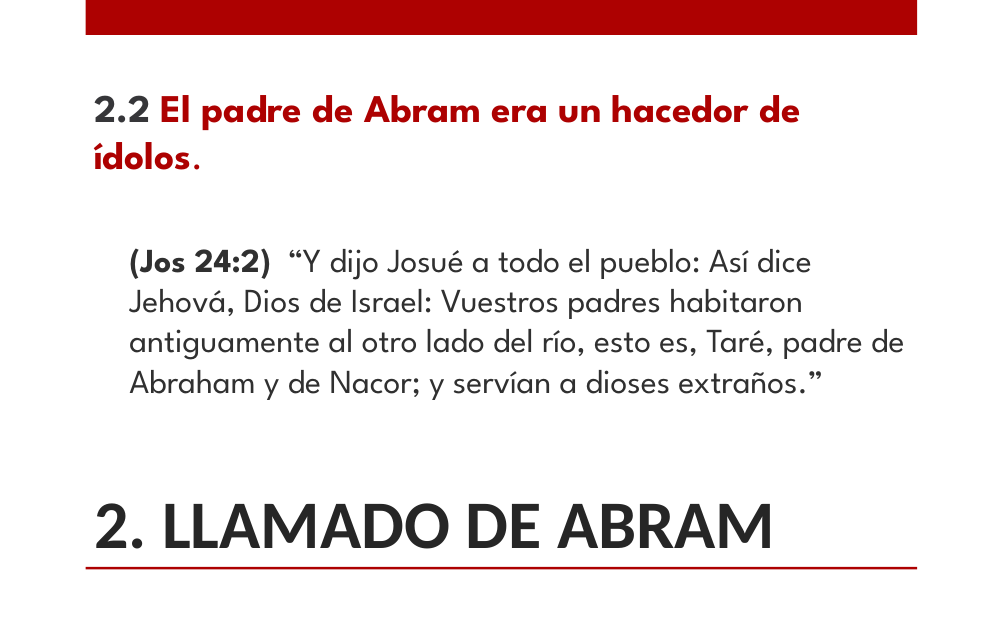
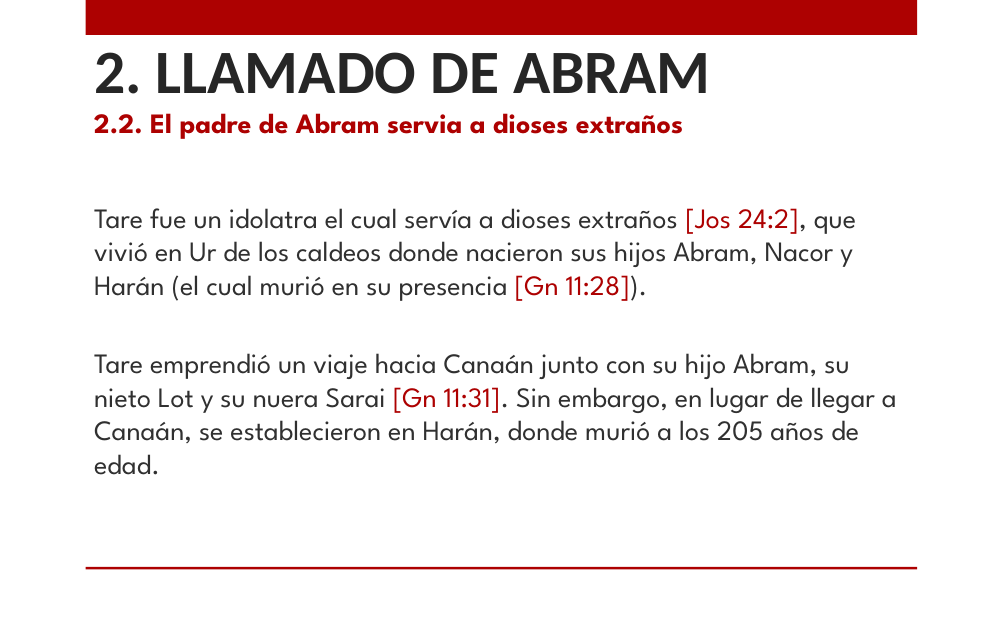
Before and after one commit to CreyTuning/documents, a slide deck: slide 5 of slideshow/Estudios Biblicos/3.-Genesis_1.pptx. Drawn at 1008x630 pixels with LibreOffice and Linux fonts; fonts in the diff are those of the drawing; background and template pictures are left out. Boxes give left, top, right and bottom in pixels: in the first picture for what was removed or moved away, otherwise in the second. Text is boxed around its words. In the diff, an @@ line names an element or a change of style, - is before the commit and + after.

```diff
--- a/slideshow/Estudios Biblicos/3.-Genesis_1.pptx
+++ b/slideshow/Estudios Biblicos/3.-Genesis_1.pptx
@@ title "2. LLAMADO DE ABRAM": place and size @@
-title "2. LLAMADO DE ABRAM" at bbox=[94, 503, 775, 549]
+title "2. LLAMADO DE ABRAM" at bbox=[94, 52, 711, 94]
@@ title "2. LLAMADO DE ABRAM" at bbox=[94, 52, 711, 94]: size 48.6 to 44 pt; vertical alignment bottom to middle @@
@@ text added at bbox=[94, 113, 683, 139], 20 pt, text #AD0101, bold @@
+2.2. El padre de Abram servia a dioses extraños
@@ text at bbox=[94, 208, 897, 475]: text changed; size 24 to 20 pt @@
-2.2 El padre de Abram era un hacedor de ídolos.
-  (Jos 24:2) “Y dijo Josué a todo el pueblo: Así dice Jehová, Dios de Israel: Vuestros padres habitaron antiguamente al otro lado del río, esto es, Taré, padre de Abraham y de Nacor; y servían a dioses extraños.”
+Tare fue un idolatra el cual servía a dioses extraños [Jos 24:2], que vivió en Ur de los caldeos donde nacieron sus hijos Abram, Nacor y Harán (el cual murió en su presencia [Gn 11:28]).
+Tare emprendió un viaje hacia Canaán junto con su hijo Abram, su nieto Lot y su nuera Sarai [Gn 11:31]. Sin embargo, en lugar de llegar a Canaán, se establecieron en Harán, donde murió a los 205 años de edad.
```
Also in this commit, not shown: 10 other slides changed, 1 other file.
